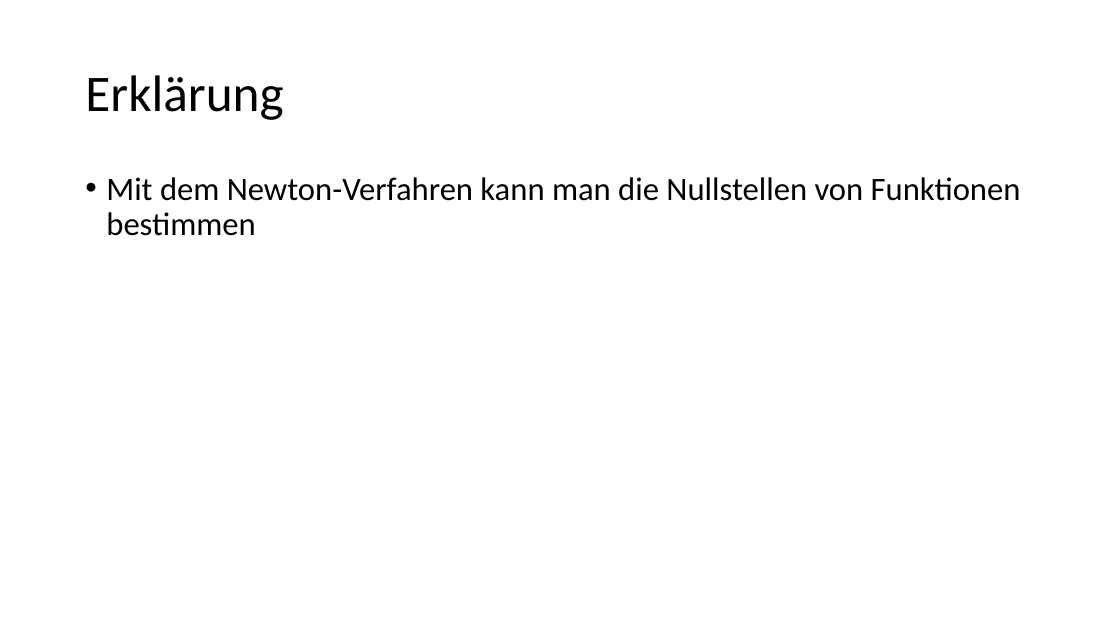
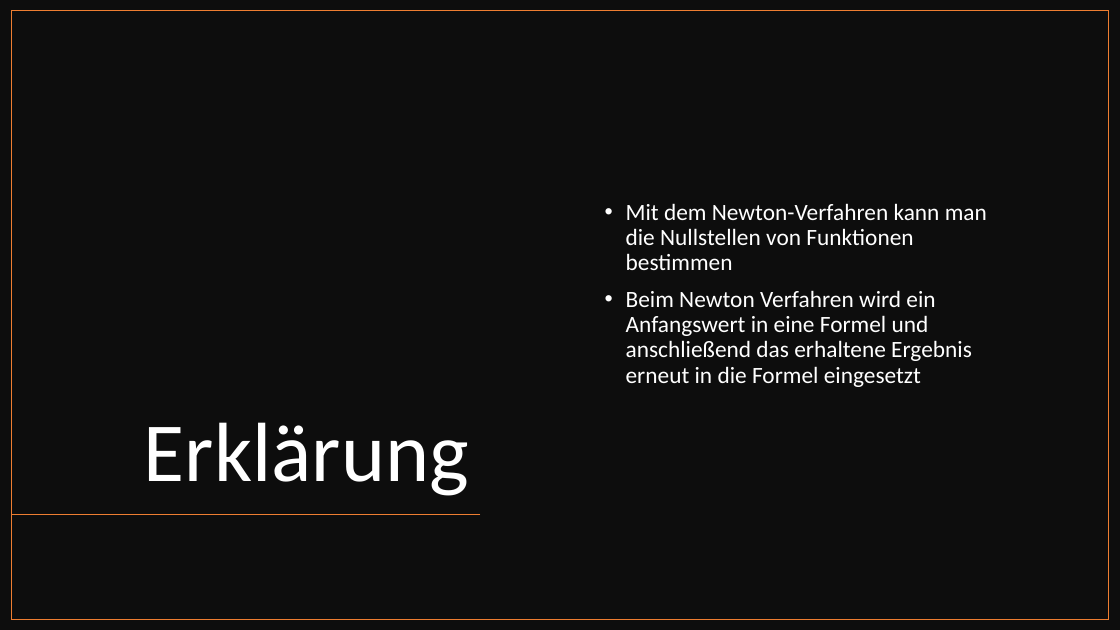
Before and after one commit to asuljkanovic18/AUD-Verhaltensdiagramme, a slide deck: slide 2 of Nummerik und Logik/Newtonverfahren/Newtonverfahren.pptx. Drawn at 1120x630 pixels with LibreOffice and Linux fonts; fonts in the diff are those of the drawing. Boxes give left, top, right and bottom in pixels: in the first picture for what was removed or moved away, otherwise in the second. Text is boxed around its words. In the diff, an @@ line names an element or a change of style, - is before the commit and + after.

```diff
--- a/Nummerik und Logik/Newtonverfahren/Newtonverfahren.pptx
+++ b/Nummerik und Logik/Newtonverfahren/Newtonverfahren.pptx
@@ rectangle added at [0, 0, 1120, 630], fill #0D0D0D @@
@@ rectangle added at [12, 11, 1109, 620], outline #ED7D31 1 pt @@
@@ title "Erklärung": place and size @@
-title "Erklärung" at [85, 75, 283, 120]
+title "Erklärung" at [144, 422, 469, 496]
@@ title "Erklärung" at [144, 422, 469, 496]: size 44 to 72 pt, text colour #000000 to #FFFFFF; alignment left to right; vertical alignment middle to bottom @@
@@ text "Mit dem Newton-Verfahren kann man ...": place and size @@
-text "Mit dem Newton-Verfahren kann man ..." at [106, 177, 1021, 236]
+text "Mit dem Newton-Verfahren kann man ..." at [626, 203, 987, 387]
@@ text "Mit dem Newton-Verfahren kann man ..." at [626, 203, 987, 387]: vertical alignment top to middle @@
@@ text at [626, 203, 987, 270]: size 28 to 20 pt, text colour #000000 to #FFFFFF in "Mit dem Newton-Verfahren kann man die Nullstellen ..." @@
@@ text at [626, 290, 972, 387]: paragraph added @@
+• Beim Newton Verfahren wird ein Anfangswert in eine Formel und anschließend das erhaltene Ergebnis erneut in die Formel eingesetzt
@@ line added from (481, 514) to (12, 514), #ED7D31 1 pt @@
```
Also in this commit, not shown: 1 other slide changed, 5 slides added.
